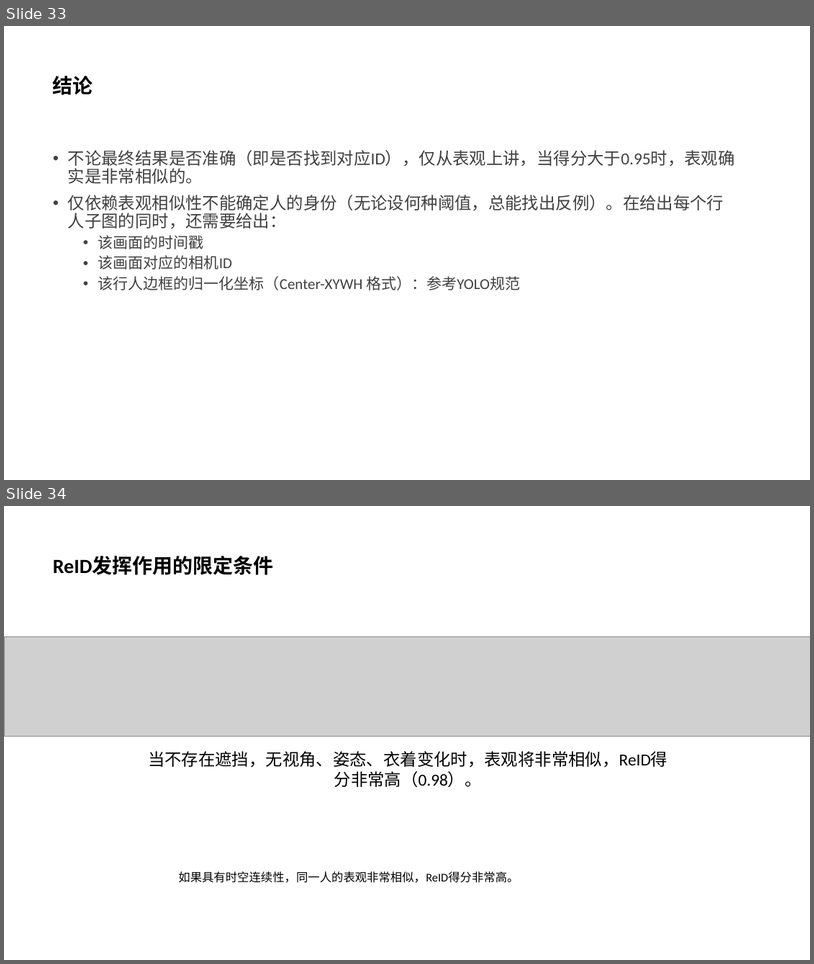
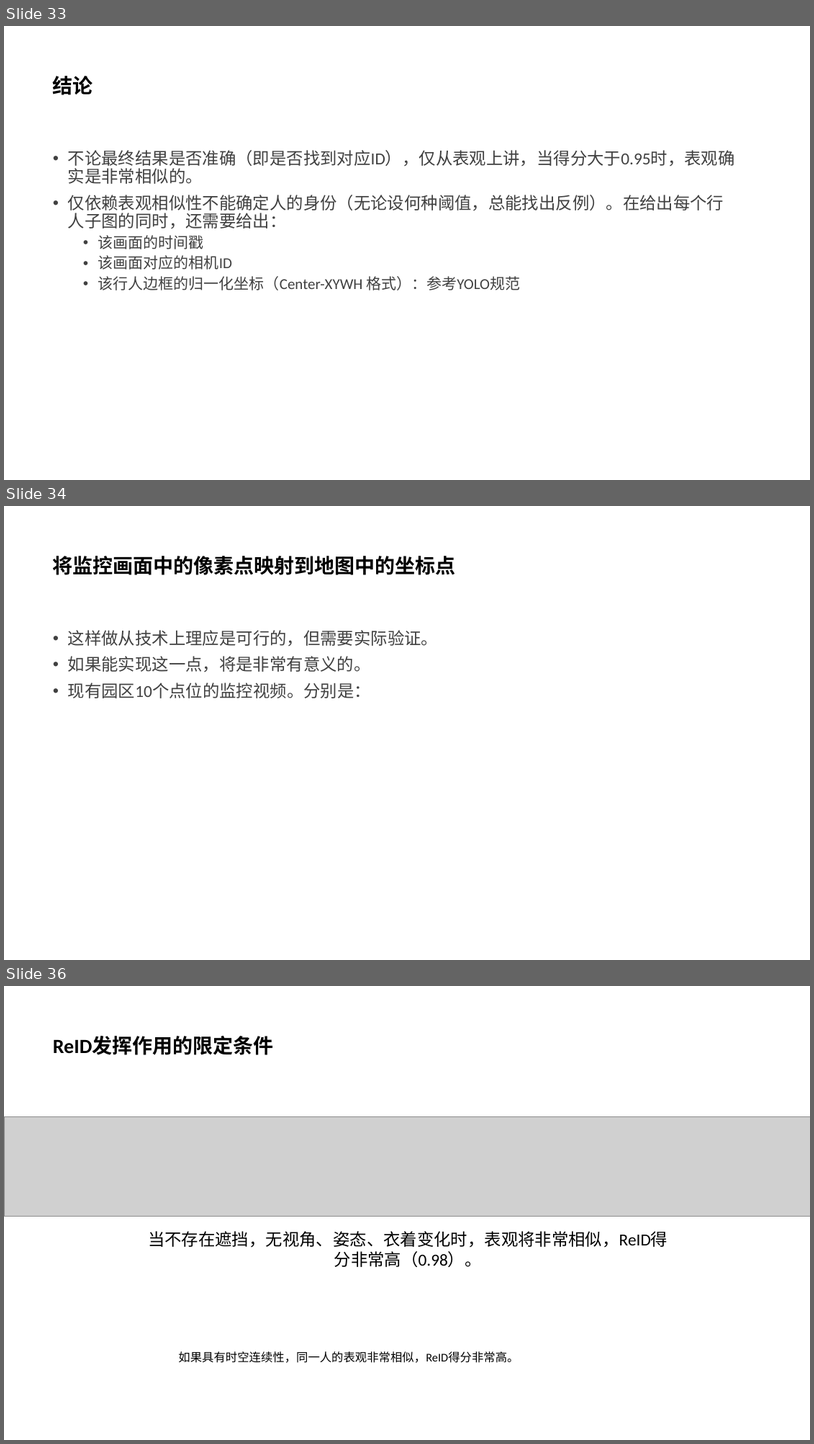
Before and after one commit to liandun110/fast-reid, a slide deck: ReID.pptx. Shown one above the other, each under a label of ours: slides 33 and 34 before the commit, slides 33, 34 and 36 after it; the slides between them are not shown. The pictures are 814x964 and 814x1444 pixels, drawn with LibreOffice and Linux fonts; fonts in the diff are those of the drawing; grey boxes stand for pictures. Boxes give left, top, right and bottom in pixels: in the first picture for what was removed or moved away, otherwise in the second. Text is boxed around its words. In the diff, an @@ line names an element or a change of style, - is before the commit and + after.

```diff
--- a/ReID.pptx
+++ b/ReID.pptx
@@ slide 34 added at [4,506,810,960], background #FFFFFF @@
@@ title added at [53,556,456,575], 24 pt, text #000000, bold @@
+将监控画面中的像素点映射到地图中的坐标点
@@ text added at [68,630,438,698], 20 pt, text #404040 @@
+• 这样做从技术上理应是可行的，但需要实际验证。
+• 如果能实现这一点，将是非常有意义的。
+• 现有园区10个点位的监控视频。分别是：
@@ what was slide 34 is now slide 36 @@
```
Also in this commit, not shown: 5 other slides added, 3 slides removed, 1 other file.
